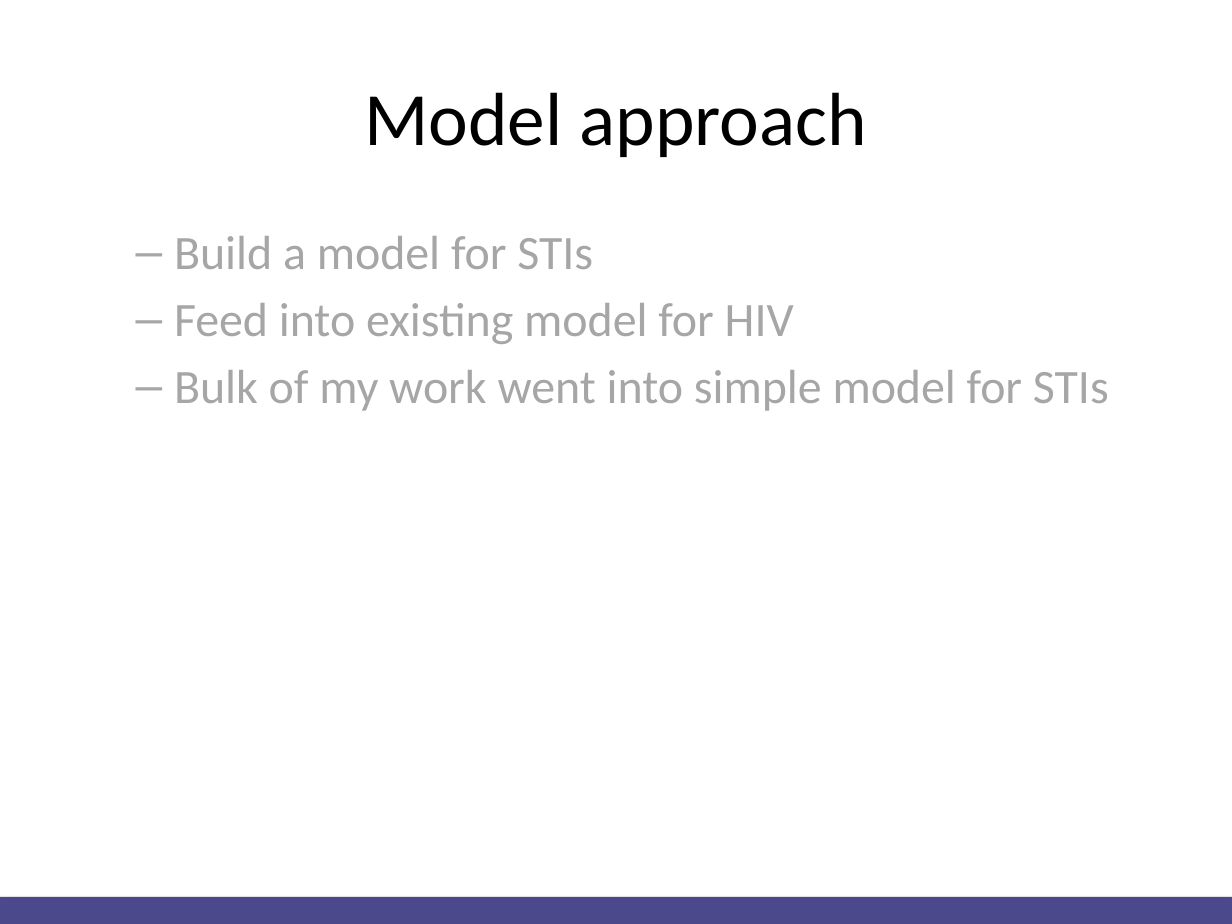
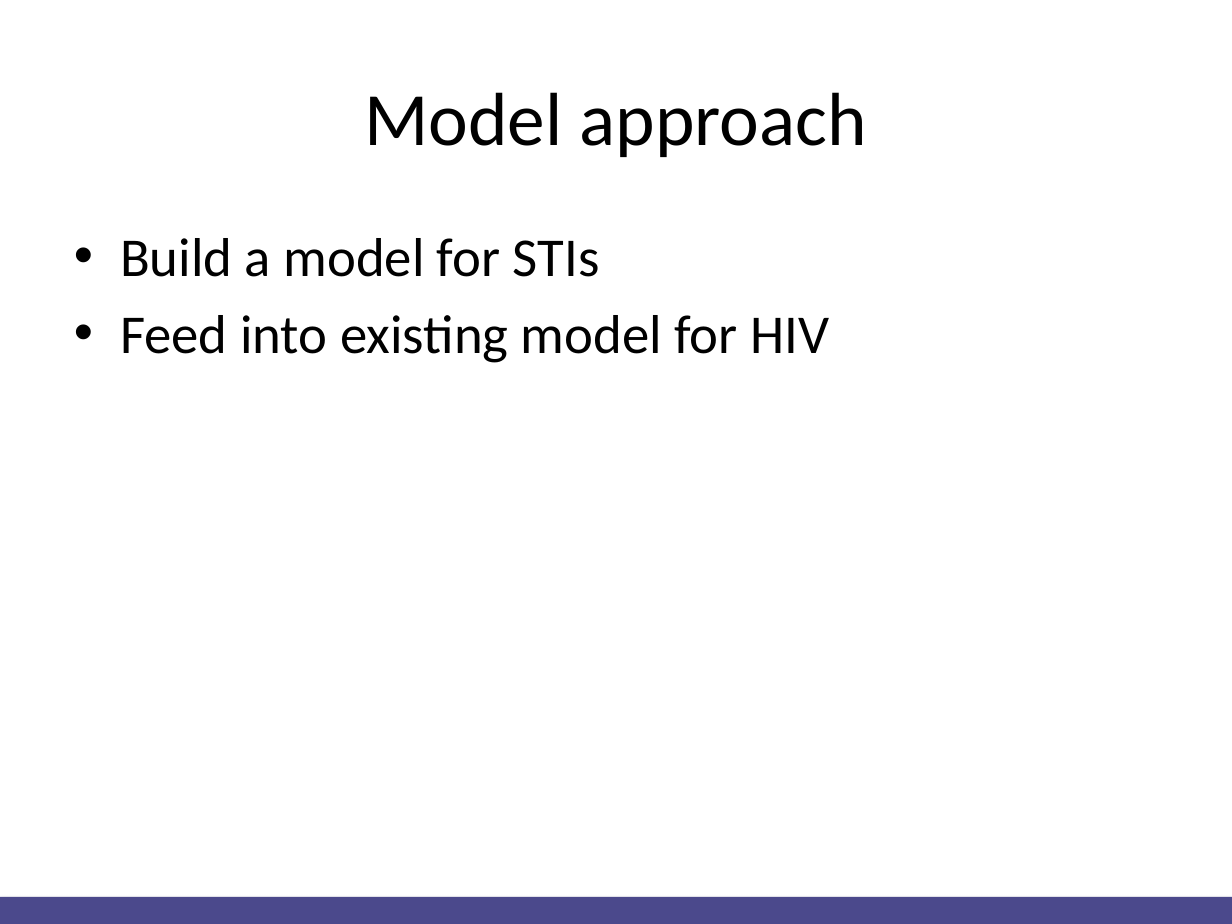
Before and after one commit to Christopher-Rock/hivandppt, a slide deck: slide 5 of Christopher Rock HIV and PPT.pptx (slide 7 before the commit). Drawn at 1232x924 pixels with LibreOffice and Linux fonts; fonts in the diff are those of the drawing. Boxes give left, top, right and bottom in pixels: in the first picture for what was removed or moved away, otherwise in the second. Text is boxed around its words. In the diff, an @@ line names an element or a change of style, - is before the commit and + after.

```diff
--- a/Christopher Rock HIV and PPT.pptx
+++ b/Christopher Rock HIV and PPT.pptx
@@ text "Build a model for STIs" at [120, 238, 829, 363]: size 28 to 32 pt, text colour #A6A6A6 to #000000; bullet – to •; list level 2 to 1 in "Build a model for STIs"; list level 2 to 1 in "Feed into existing model for ..." @@
@@ text at [174, 370, 1109, 411]: paragraph removed @@
-  – Bulk of my work went into simple model for STIs
```
Also in this commit, not shown: 12 other slides changed, 3 slides added, 8 slides removed, 1 other file.
